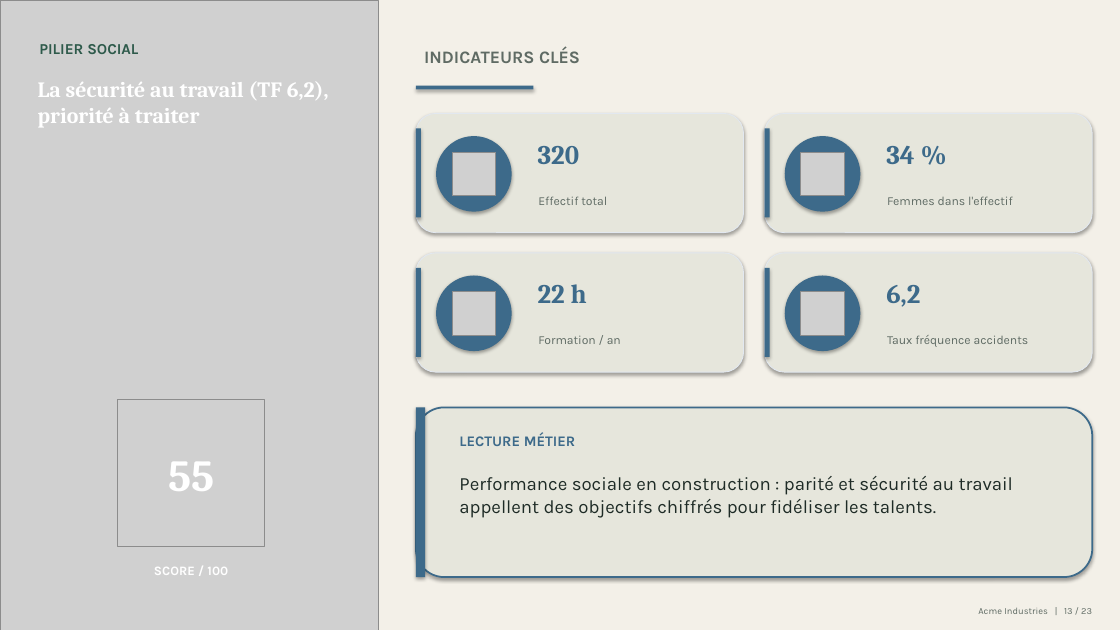
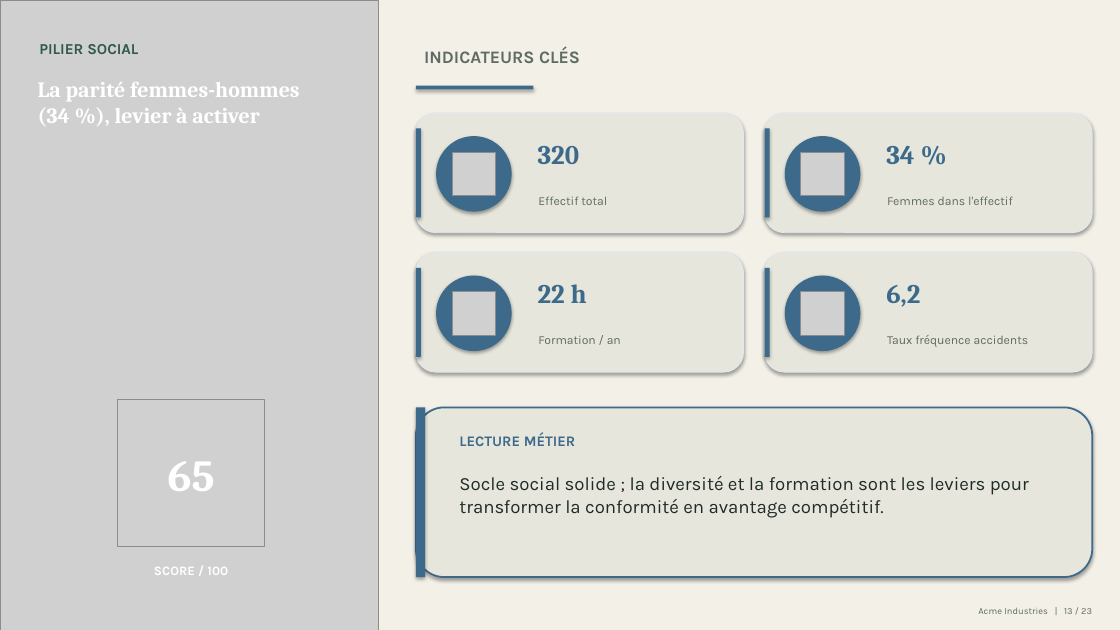
Before and after one commit to mehdiarrais-bot/Ethereal-ESG, a slide deck: slide 13 of examples/Presentation.pptx. Drawn at 1120x630 pixels with LibreOffice and Linux fonts; fonts in the diff are those of the drawing; grey boxes stand for pictures. Boxes give left, top, right and bottom in pixels: in the first picture for what was removed or moved away, otherwise in the second. Text is boxed around its words. In the diff, an @@ line names an element or a change of style, - is before the commit and + after.

```diff
--- a/examples/Presentation.pptx
+++ b/examples/Presentation.pptx
@@ text at [38, 82, 300, 126]: text changed @@
-La sécurité au travail (TF 6,2), priorité à traiter
+La parité femmes-hommes (34 %), levier à activer
@@ text at [168, 462, 215, 491]: text changed @@
-55
+65
@@ text at [459, 476, 1029, 518]: text changed @@
-Performance sociale en construction : parité et sécurité au travail appellent des objectifs chiffrés pour fidéliser les talents.
+Socle social solide ; la diversité et la formation sont les leviers pour transformer la conformité en avantage compétitif.
```
Also in this commit, not shown: 7 other slides changed, 32 other files.
